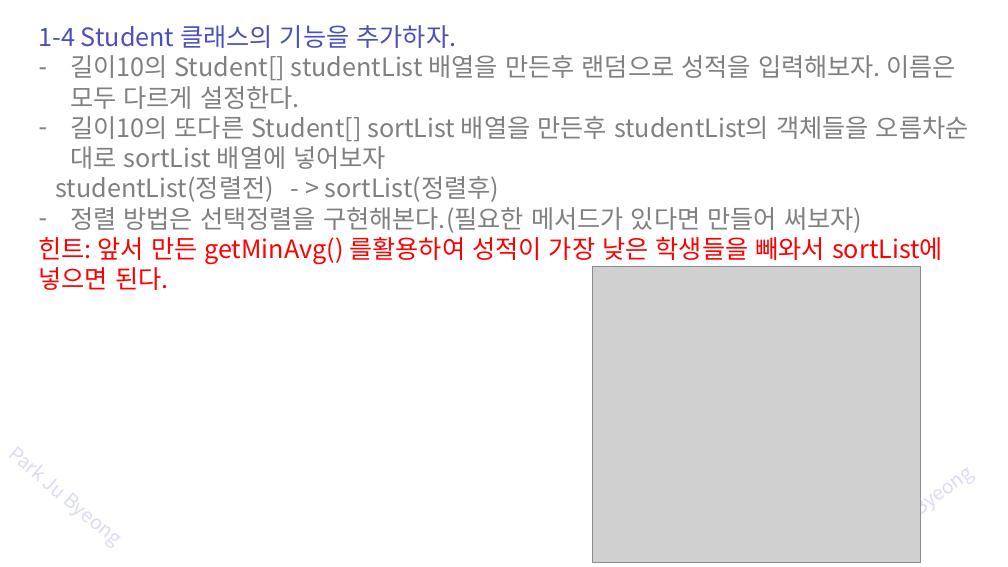
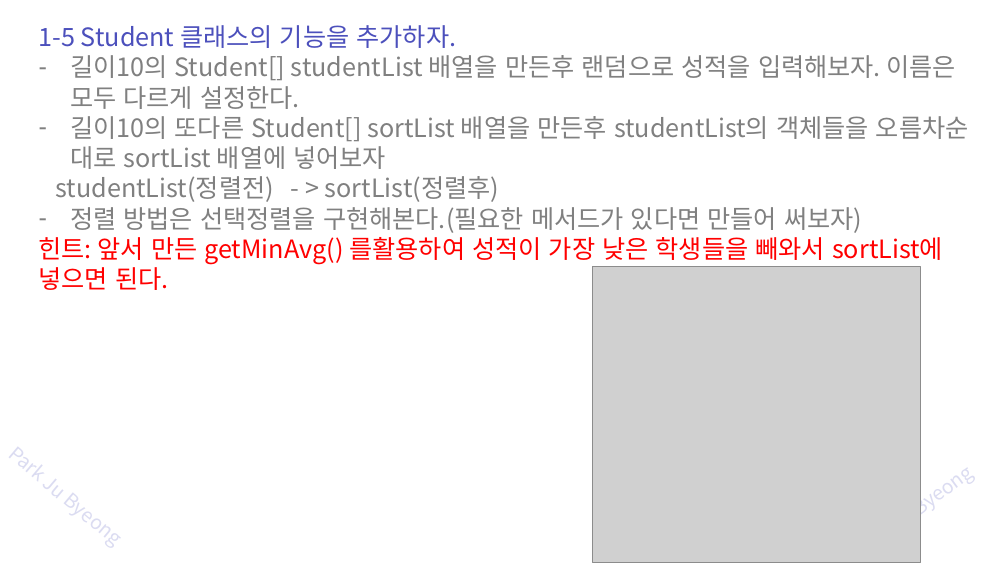
Before and after one commit to zest132/JavaLecture, a slide deck: slide 37 of JavaLecture/LectureFile/java 8강 생성자.pptx (slide 28 before the commit). Drawn at 1008x567 pixels with LibreOffice and Linux fonts; fonts in the diff are those of the drawing; grey boxes stand for pictures. Boxes give left, top, right and bottom in pixels: in the first picture for what was removed or moved away, otherwise in the second. Text is boxed around its words. In the diff, an @@ line names an element or a change of style, - is before the commit and + after.

```diff
--- a/JavaLecture/LectureFile/java 8강 생성자.pptx
+++ b/JavaLecture/LectureFile/java 8강 생성자.pptx
@@ text at (39, 25, 457, 48): text changed @@
-1-4 Student 클래스의 기능을 추가하자.
+1-5 Student 클래스의 기능을 추가하자.
```
Also in this commit, not shown: 17 other slides changed, 10 slides added, 1 slide removed, 2 other files.
